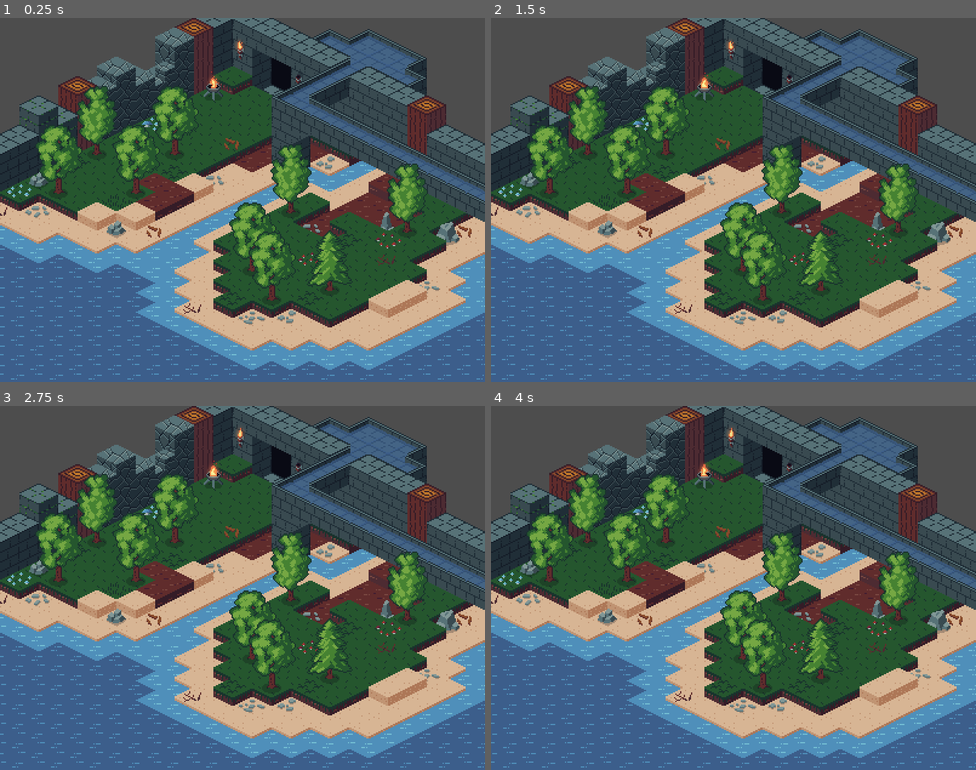
Above: before the commit, frames 1-4 (two rows, left to right).
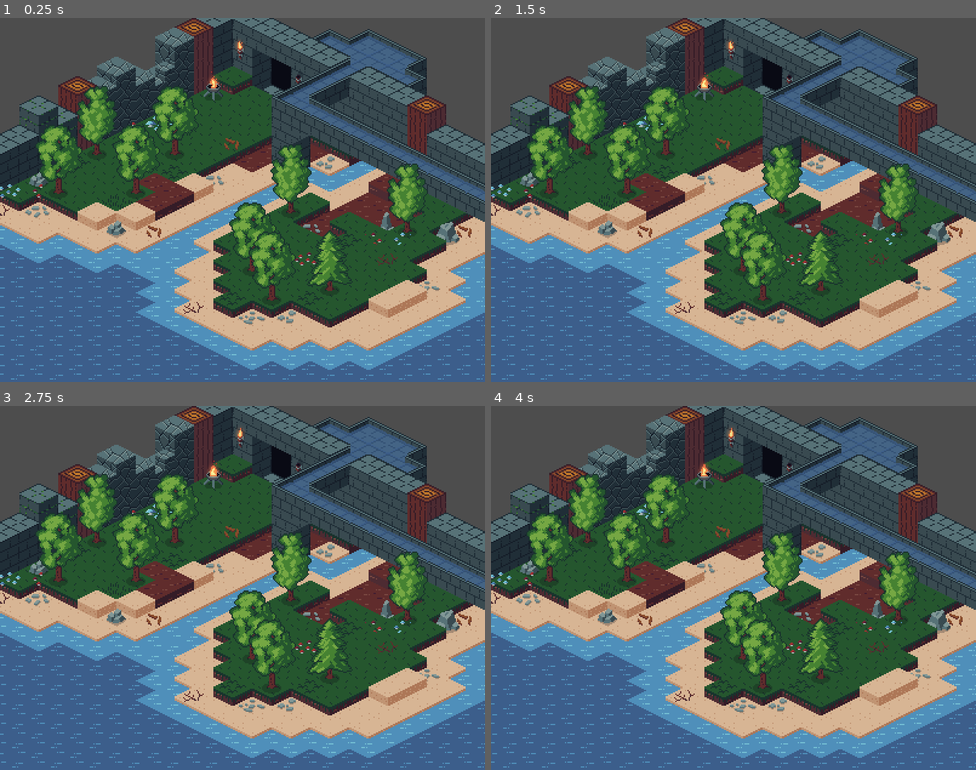
Above: after the commit, the same moments.

Repository: Paraldos/isometric
Game: Godot game, scene res://level.tscn
Same seed, same stepped clock (60 frames per second), same inputs: the game is played once before the commit and once after it.
Inputs:
- Up to frame 1 (0.25 s): no input
- Up to frame 2 (1.5 s): no input
- Up to frame 3 (2.75 s): no input
- Up to frame 4 (4 s): no input

The runs differ from the first frame. In frame 1, 0.3% of the frame differs, in the area x 0-85%, y 27-81%; in frame 2, 0.3%; in frame 3, 0.3%; in frame 4, 0.3%.

Commit message:
added flowers and refactored

Diff:
--- a/deco/bush.tscn
+++ b/deco/bush.tscn
@@ -1,7 +1,7 @@
 [gd_scene format=3 uid="uid://cwcv1y8ubrnq0"]
 
 [ext_resource type="PackedScene" uid="uid://bisl3ua8h2vk7" path="res://deco/deco_template.tscn" id="1_s2e03"]
-[ext_resource type="Texture2D" uid="uid://chcimwqyqft7u" path="res://assets/img/Bushes-Sheet.png" id="2_x4vpy"]
+[ext_resource type="Texture2D" uid="uid://chcimwqyqft7u" path="res://assets/img/nature/Bushes-Sheet.png" id="2_x4vpy"]
 
 [node name="Bush" unique_id=723009896 instance=ExtResource("1_s2e03")]
 randomize_sprite = true
--- a/deco/mushrooms.tscn
+++ b/deco/mushrooms.tscn
@@ -1,7 +1,7 @@
 [gd_scene format=3 uid="uid://ylfaqeeiq74j"]
 
 [ext_resource type="PackedScene" uid="uid://bisl3ua8h2vk7" path="res://deco/deco_template.tscn" id="1_5mey7"]
-[ext_resource type="Texture2D" uid="uid://cw5pyj6kv4v5j" path="res://assets/img/mushrooms-Sheet.png" id="2_kq03g"]
+[ext_resource type="Texture2D" uid="uid://cw5pyj6kv4v5j" path="res://assets/img/nature/mushrooms-Sheet.png" id="2_kq03g"]
 
 [node name="Mushrooms" unique_id=723009896 instance=ExtResource("1_5mey7")]
 randomize_sprite = true
--- a/deco/rocks.tscn
+++ b/deco/rocks.tscn
@@ -1,7 +1,7 @@
 [gd_scene format=3 uid="uid://ciknnggqu0rad"]
 
 [ext_resource type="PackedScene" uid="uid://bisl3ua8h2vk7" path="res://deco/deco_template.tscn" id="1_fhhxy"]
-[ext_resource type="Texture2D" uid="uid://b8si0u3oikjxw" path="res://assets/img/Rock-Sheet.png" id="2_x1w7b"]
+[ext_resource type="Texture2D" uid="uid://b8si0u3oikjxw" path="res://assets/img/nature/Rock-Sheet.png" id="2_x1w7b"]
 
 [node name="Rocks" unique_id=723009896 instance=ExtResource("1_fhhxy")]
 randomize_sprite = true
--- a/deco/scatter_wood.tscn
+++ b/deco/scatter_wood.tscn
@@ -1,7 +1,7 @@
 [gd_scene format=3 uid="uid://bhpf8as2ad0wi"]
 
 [ext_resource type="PackedScene" uid="uid://bisl3ua8h2vk7" path="res://deco/deco_template.tscn" id="1_q3b81"]
-[ext_resource type="Texture2D" uid="uid://bys7ku7318dc7" path="res://assets/img/scatter_wood-Sheet.png" id="2_jydw6"]
+[ext_resource type="Texture2D" uid="uid://bys7ku7318dc7" path="res://assets/img/nature/scatter_wood-Sheet.png" id="2_jydw6"]
 
 [node name="ScatterWood" unique_id=723009896 instance=ExtResource("1_q3b81")]
 randomize_sprite = true
--- a/deco/stones.tscn
+++ b/deco/stones.tscn
@@ -1,7 +1,7 @@
 [gd_scene format=3 uid="uid://dqtw7ywvnkfi2"]
 
 [ext_resource type="PackedScene" uid="uid://bisl3ua8h2vk7" path="res://deco/deco_template.tscn" id="1_5t2e0"]
-[ext_resource type="Texture2D" uid="uid://b5kbp06klgrtk" path="res://assets/img/stones-Sheet.png" id="2_2qhfb"]
+[ext_resource type="Texture2D" uid="uid://b5kbp06klgrtk" path="res://assets/img/nature/stones-Sheet.png" id="2_2qhfb"]
 
 [node name="Stones" unique_id=723009896 instance=ExtResource("1_5t2e0")]
 randomize_sprite = true
--- a/deco/tree.tscn
+++ b/deco/tree.tscn
@@ -1,7 +1,7 @@
 [gd_scene format=3 uid="uid://c3k68d6hkpjmx"]
 
 [ext_resource type="PackedScene" uid="uid://bisl3ua8h2vk7" path="res://deco/deco_template.tscn" id="1_d1oxj"]
-[ext_resource type="Texture2D" uid="uid://bipucw6qastdl" path="res://assets/img/trees-Sheet.png" id="2_hf208"]
+[ext_resource type="Texture2D" uid="uid://bipucw6qastdl" path="res://assets/img/nature/trees-Sheet.png" id="2_hf208"]
 
 [node name="Tree" unique_id=723009896 instance=ExtResource("1_d1oxj")]
 randomize_sprite = true
--- a/level.tscn
+++ b/level.tscn
@@ -2,7 +2,7 @@
 
 [ext_resource type="TileSet" uid="uid://bav5icqvendpw" path="res://tiles/TileSet.tres" id="1_u52ul"]
 [ext_resource type="PackedScene" uid="uid://ylfaqeeiq74j" path="res://deco/mushrooms.tscn" id="2_0b4ue"]
-[ext_resource type="Texture2D" uid="uid://cqenqnn5fur0t" path="res://assets/img/blocks_nature-Sheet.png" id="2_n6hdu"]
+[ext_resource type="Texture2D" uid="uid://cqenqnn5fur0t" path="res://assets/img/nature/blocks_nature-Sheet.png" id="2_n6hdu"]
 [ext_resource type="PackedScene" uid="uid://ds2u3gvnp38pc" path="res://deco/torch.tscn" id="2_oi3di"]
 [ext_resource type="PackedScene" uid="uid://ciknnggqu0rad" path="res://deco/rocks.tscn" id="6_1ainy"]
 [ext_resource type="PackedScene" uid="uid://c3k68d6hkpjmx" path="res://deco/tree.tscn" id="6_n6hdu"]
--- a/tiles/TileSet.tres
+++ b/tiles/TileSet.tres
@@ -1,84 +1,11 @@
 [gd_resource type="TileSet" format=3 uid="uid://bav5icqvendpw"]
 
-[ext_resource type="Texture2D" uid="uid://dsfh0nxh5vuwx" path="res://assets/img/wood_bridge-Sheet.png" id="1_iyo0e"]
-[ext_resource type="Texture2D" uid="uid://cay0spe32k8y4" path="res://assets/img/stone_bridge-Sheet.png" id="2_d4wpd"]
 [ext_resource type="Texture2D" uid="uid://kwxm1jusw4r8" path="res://assets/img/blocks_buildings-Sheet.png" id="3_1punk"]
-[ext_resource type="Texture2D" uid="uid://cv4puh1v1inp6" path="res://assets/img/water-Sheet.png" id="4_1punk"]
+[ext_resource type="Texture2D" uid="uid://b3ys2r3x87nhm" path="res://assets/img/bridges-Sheet.png" id="3_2jmtu"]
+[ext_resource type="Texture2D" uid="uid://cv4puh1v1inp6" path="res://assets/img/nature/water-Sheet.png" id="4_1punk"]
 [ext_resource type="Texture2D" uid="uid://ctsbm6o1kopdv" path="res://assets/img/aqueduct-Sheet.png" id="5_oge78"]
 [ext_resource type="Texture2D" uid="uid://b6egptkc34nj6" path="res://assets/img/aqueduct_empty-Sheet.png" id="6_2jmtu"]
-[ext_resource type="Texture2D" uid="uid://cqenqnn5fur0t" path="res://assets/img/blocks_nature-Sheet.png" id="8_k440l"]
-
-[sub_resource type="TileSetAtlasSource" id="TileSetAtlasSource_d4wpd"]
-texture = ExtResource("1_iyo0e")
-texture_region_size = Vector2i(32, 64)
-1:0/0 = 0
-1:0/0/terrain_set = 0
-1:0/0/terrain = 1
-1:0/0/terrains_peering_bit/top_right_side = 1
-2:0/0 = 0
-2:0/0/terrain_set = 0
-2:0/0/terrain = 1
-2:0/0/terrains_peering_bit/bottom_left_side = 1
-3:0/0 = 0
-3:0/0/terrain_set = 0
-3:0/0/terrain = 1
-5:0/0 = 0
-5:0/0/terrain_set = 0
-5:0/0/terrain = 0
-5:0/0/terrains_peering_bit/top_left_side = 0
-6:0/0 = 0
-6:0/0/terrain_set = 0
-6:0/0/terrain = 0
-6:0/0/terrains_peering_bit/bottom_right_side = 0
-7:0/0 = 0
-7:0/0/terrain_set = 0
-7:0/0/terrain = 0
-0:0/0 = 0
-0:0/0/terrain_set = 0
-0:0/0/terrain = 1
-0:0/0/terrains_peering_bit/bottom_left_side = 1
-0:0/0/terrains_peering_bit/top_right_side = 1
-4:0/0 = 0
-4:0/0/terrain_set = 0
-4:0/0/terrain = 0
-4:0/0/terrains_peering_bit/bottom_right_side = 0
-4:0/0/terrains_peering_bit/top_left_side = 0
-
-[sub_resource type="TileSetAtlasSource" id="TileSetAtlasSource_oge78"]
-texture = ExtResource("2_d4wpd")
-texture_region_size = Vector2i(32, 64)
-1:0/0 = 0
-1:0/0/terrain_set = 0
-1:0/0/terrain = 2
-1:0/0/terrains_peering_bit/top_right_side = 2
-2:0/0 = 0
-2:0/0/terrain_set = 0
-2:0/0/terrain = 2
-2:0/0/terrains_peering_bit/bottom_left_side = 2
-3:0/0 = 0
-3:0/0/terrain_set = 0
-3:0/0/terrain = 2
-5:0/0 = 0
-5:0/0/terrain_set = 0
-5:0/0/terrain = 3
-5:0/0/terrains_peering_bit/top_left_side = 3
-6:0/0 = 0
-6:0/0/terrain_set = 0
-6:0/0/terrain = 3
-6:0/0/terrains_peering_bit/bottom_right_side = 3
-7:0/0 = 0
-7:0/0/terrain_set = 0
-7:0/0/terrain = 3
-0:0/0 = 0
-0:0/0/terrain_set = 0
-0:0/0/terrain = 2
-0:0/0/terrains_peering_bit/bottom_left_side = 2
-0:0/0/terrains_peering_bit/top_right_side = 2
-4:0/0 = 0
-4:0/0/terrain_set = 0
-4:0/0/terrain = 3
-4:0/0/terrains_peering_bit/bottom_right_side = 3
-4:0/0/terrains_peering_bit/top_left_side = 3
+[ext_resource type="Texture2D" uid="uid://cqenqnn5fur0t" path="res://assets/img/nature/blocks_nature-Sheet.png" id="8_k440l"]
 
 [sub_resource type="TileSetAtlasSource" id="TileSetAtlasSource_k440l"]
 texture = ExtResource("3_1punk")
@@ -197,6 +124,106 @@
 0:3/animation_frame_3/duration = 1.0
 0:3/animation_frame_4/duration = 1.0
 0:3/0 = 0
+
+[sub_resource type="TileSetAtlasSource" id="TileSetAtlasSource_gkhn5"]
+texture = ExtResource("3_2jmtu")
+texture_region_size = Vector2i(32, 64)
+1:0/0 = 0
+1:0/0/terrain_set = 0
+1:0/0/terrain = 0
+1:0/0/terrains_peering_bit/bottom_right_side = 0
+1:0/0/terrains_peering_bit/top_left_side = 0
+1:0/0/terrains_peering_bit/top_right_side = 0
+2:0/0 = 0
+2:0/0/terrain_set = 0
+2:0/0/terrain = 0
+2:0/0/terrains_peering_bit/bottom_right_side = 0
+2:0/0/terrains_peering_bit/bottom_left_side = 0
+2:0/0/terrains_peering_bit/top_left_side = 0
+3:0/0 = 0
+3:0/0/terrain_set = 0
+3:0/0/terrain = 0
+3:0/0/terrains_peering_bit/bottom_right_side = 0
+3:0/0/terrains_peering_bit/top_left_side = 0
+5:0/0 = 0
+5:0/0/terrain_set = 0
+5:0/0/terrain = 1
+5:0/0/terrains_peering_bit/bottom_left_side = 1
+5:0/0/terrains_peering_bit/top_left_side = 1
+5:0/0/terrains_peering_bit/top_right_side = 1
+6:0/0 = 0
+6:0/0/terrain_set = 0
+6:0/0/terrain = 1
+6:0/0/terrains_peering_bit/bottom_right_side = 1
+6:0/0/terrains_peering_bit/bottom_left_side = 1
+6:0/0/terrains_peering_bit/top_right_side = 1
+7:0/0 = 0
+7:0/0/terrain_set = 0
+7:0/0/terrain = 1
+7:0/0/terrains_peering_bit/bottom_left_side = 1
+7:0/0/terrains_peering_bit/top_right_side = 1
+0:0/0 = 0
+0:0/0/terrain_set = 0
+0:0/0/terrain = 0
+0:0/0/terrains_peering_bit/bottom_right_side = 0
+0:0/0/terrains_peering_bit/bottom_left_side = 0
+0:0/0/terrains_peering_bit/top_left_side = 0
+0:0/0/terrains_peering_bit/top_right_side = 0
+0:1/0 = 0
+0:1/0/terrain_set = 0
+0:1/0/terrain = 3
+0:1/0/terrains_peering_bit/bottom_right_side = 3
+0:1/0/terrains_peering_bit/bottom_left_side = 3
+0:1/0/terrains_peering_bit/top_left_side = 3
+0:1/0/terrains_peering_bit/top_right_side = 3
+1:1/0 = 0
+1:1/0/terrain_set = 0
+1:1/0/terrain = 3
+1:1/0/terrains_peering_bit/bottom_right_side = 3
+1:1/0/terrains_peering_bit/top_left_side = 3
+1:1/0/terrains_peering_bit/top_right_side = 3
+2:1/0 = 0
+2:1/0/terrain_set = 0
+2:1/0/terrain = 3
+2:1/0/terrains_peering_bit/bottom_right_side = 3
+2:1/0/terrains_peering_bit/bottom_left_side = 3
+2:1/0/terrains_peering_bit/top_left_side = 3
+3:1/0 = 0
+3:1/0/terrain_set = 0
+3:1/0/terrain = 3
+3:1/0/terrains_peering_bit/bottom_right_side = 3
+3:1/0/terrains_peering_bit/top_left_side = 3
+4:1/0 = 0
+4:1/0/terrain_set = 0
+4:1/0/terrain = 2
+4:1/0/terrains_peering_bit/bottom_right_side = 2
+4:1/0/terrains_peering_bit/bottom_left_side = 2
+4:1/0/terrains_peering_bit/top_left_side = 2
+4:1/0/terrains_peering_bit/top_right_side = 2
+5:1/0 = 0
+5:1/0/terrain_set = 0
+5:1/0/terrain = 2
+5:1/0/terrains_peering_bit/bottom_left_side = 2
+5:1/0/terrains_peering_bit/top_left_side = 2
+5:1/0/terrains_peering_bit/top_right_side = 2
+6:1/0 = 0
+6:1/0/terrain_set = 0
+6:1/0/terrain = 2
+6:1/0/terrains_peering_bit/bottom_right_side = 2
+6:1/0/terrains_peering_bit/bottom_left_side = 2
+6:1/0/terrains_peering_bit/top_right_side = 2
+7:1/0 = 0
+7:1/0/terrain_set = 0
+7:1/0/terrain = 2
+7:1/0/terrains_peering_bit/bottom_left_side = 2
+7:1/0/terrains_peering_bit/top_right_side = 2
+4:0/0 = 0
+4:0/0/terrain_set = 0
+4:0/0/terrain = 1
+4:0/0/terrains_peering_bit/bottom_right_side = 1
+4:0/0/terrains_peering_bit/bottom_left_side = 1
+4:0/0/terrains_peering_bit/top_left_side = 1
+4:0/0/terrains_peering_bit/top_right_side = 1
 
 [sub_resource type="TileSetAtlasSource" id="TileSetAtlasSource_2jmtu"]
 texture = ExtResource("5_oge78")
@@ -521,10 +548,9 @@
 terrain_set_0/terrain_4/color = Color(0.28125, 0.5, 0.25, 1)
 terrain_set_0/terrain_5/name = "aqueduct empty"
 terrain_set_0/terrain_5/color = Color(0.2509804, 0, 0.3137255, 1)
-sources/0 = SubResource("TileSetAtlasSource_d4wpd")
-sources/1 = SubResource("TileSetAtlasSource_oge78")
 sources/4 = SubResource("TileSetAtlasSource_2jmtu")
 sources/5 = SubResource("TileSetAtlasSource_1punk")
 sources/9 = SubResource("TileSetAtlasSource_f7qs4")
 sources/10 = SubResource("TileSetAtlasSource_k440l")
 sources/2 = SubResource("TileSetAtlasSource_rninm")
+sources/3 = SubResource("TileSetAtlasSource_gkhn5")
Not shown, removed: assets/img/Bushes-Sheet.png.import
Not shown, removed: assets/img/Rock-Sheet.png.import
Binary file removed: assets/img/blocks_nature_bricks-Sheet.png
Binary file removed: assets/img/blocks_nature_bricks.aseprite
Binary file added: assets/img/bridges-Sheet.png
Not shown, changed: assets/img/bridges-Sheet.png.import
Binary file added: assets/img/bridges.aseprite
Binary file removed: assets/img/fire_bowl.gif
Binary file removed: assets/img/guide_block.aseprite
Binary file removed: assets/img/main_blocks-Sheet.png
Binary file removed: assets/img/main_blocks.png
Binary file removed: assets/img/mushrooms-Sheet.png
(and 44 more such lines)
